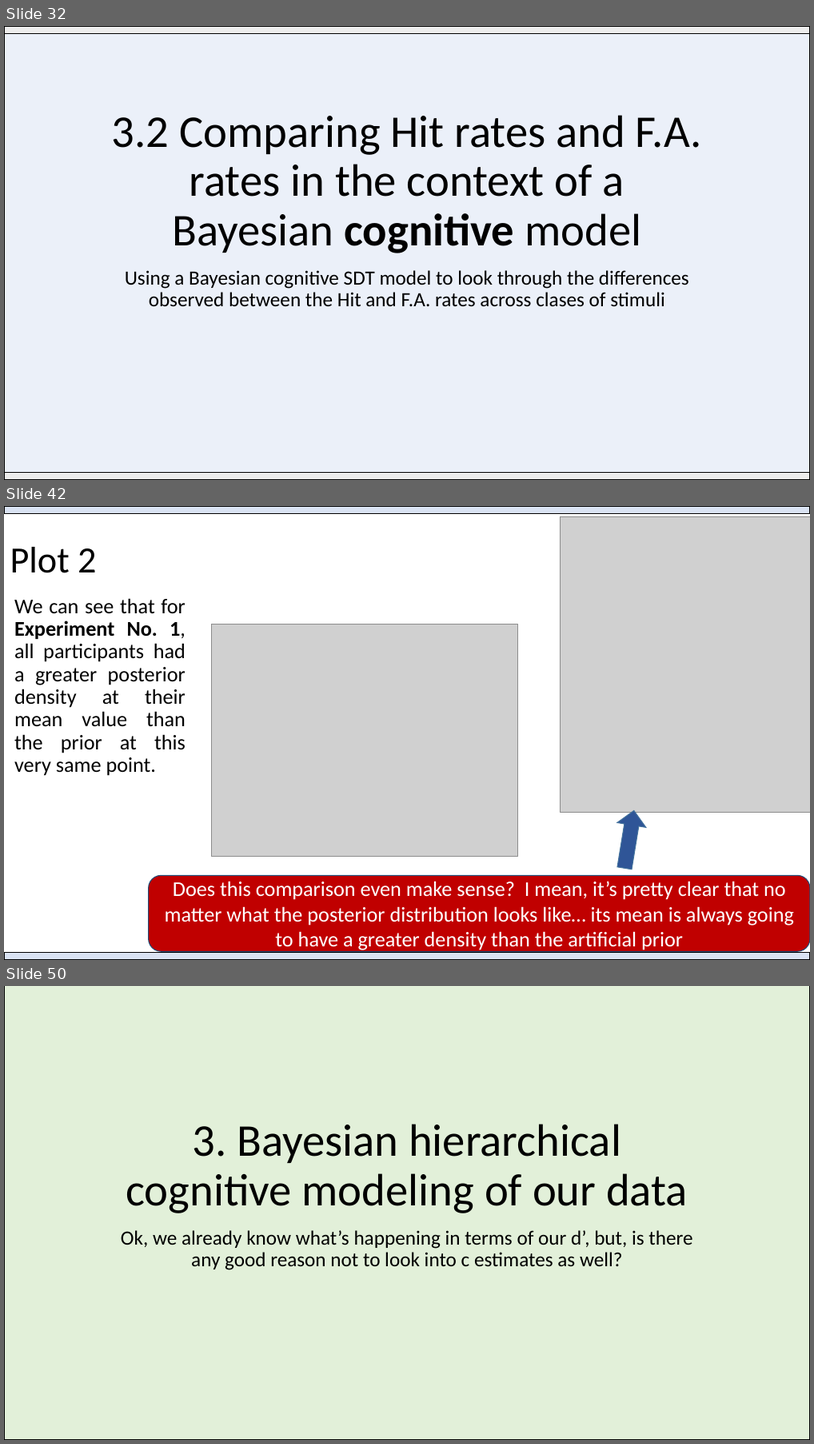
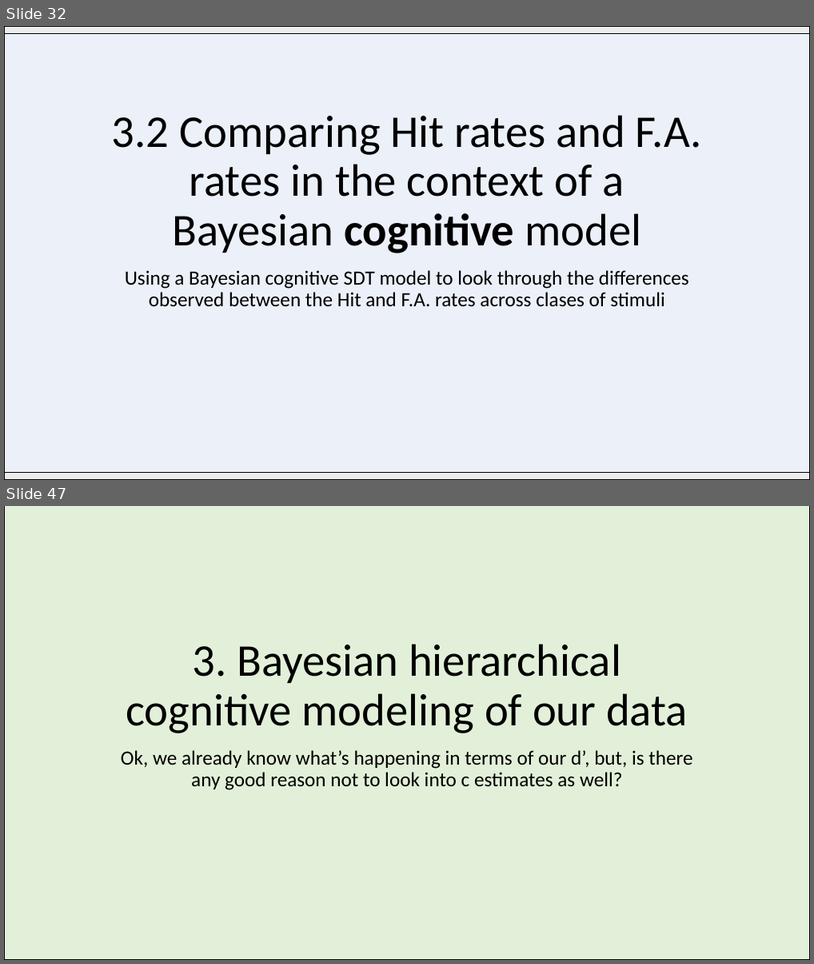
Before and after one commit to Adrifelcha/afchavez-019, a slide deck: MichaelLee/SDT Mirror Effect/Paper 1/BayesianSDTmodeling_Overview.pptx. Shown one above the other, each under a label of ours: slides 32, 42 and 50 before the commit, slides 32 and 47 after it; the slides between them are not shown. The pictures are 814x1444 and 814x964 pixels, drawn with LibreOffice and Linux fonts; fonts in the diff are those of the drawing; grey boxes stand for pictures. Boxes give left, top, right and bottom in pixels: in the first picture for what was removed or moved away, otherwise in the second. Text is boxed around its words. In the diff, an @@ line names an element or a change of style, - is before the commit and + after.

Commit message:
Prior Predictive

```diff
--- a/MichaelLee/SDT Mirror Effect/Paper 1/BayesianSDTmodeling_Overview.pptx
+++ b/MichaelLee/SDT Mirror Effect/Paper 1/BayesianSDTmodeling_Overview.pptx
@@ slide 42 removed at [4, 506, 810, 960], background #FFFFFF @@
@@ rectangle removed at [4, 506, 810, 514] @@
@@ picture removed at [561, 517, 810, 812] @@
@@ title removed at [10, 547, 96, 573] @@
-Plot 2
@@ text removed at [14, 598, 186, 776] @@
-We can see that for Experiment No. 1, all participants had a greater posterior density at their mean value than the prior at this very same point.
@@ picture removed at [212, 624, 518, 856] @@
@@ right arrow removed at [610, 808, 649, 870] @@
@@ rounded rectangle removed at [149, 875, 810, 952] @@
-Does this comparison even make sense? I mean, it’s pretty clear that no matter what the posterior distribution looks like… its mean is always going to have a greater density than the artificial prior
@@ rectangle removed at [4, 952, 810, 960] @@
@@ what was slide 50 is now slide 47 @@
```
Also in this commit, not shown: 3 slides changed, 12 slides added, 14 other slides removed, 3 other files.
